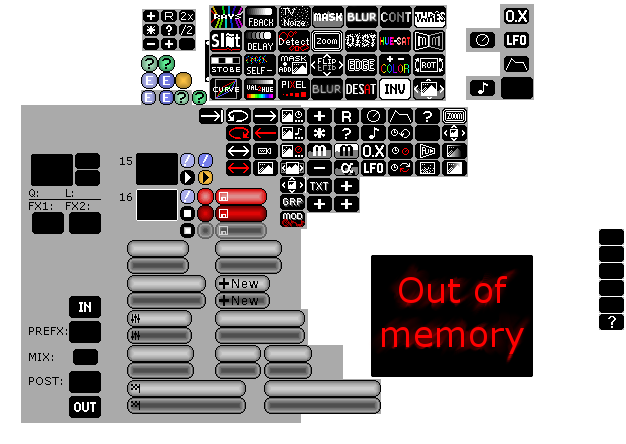
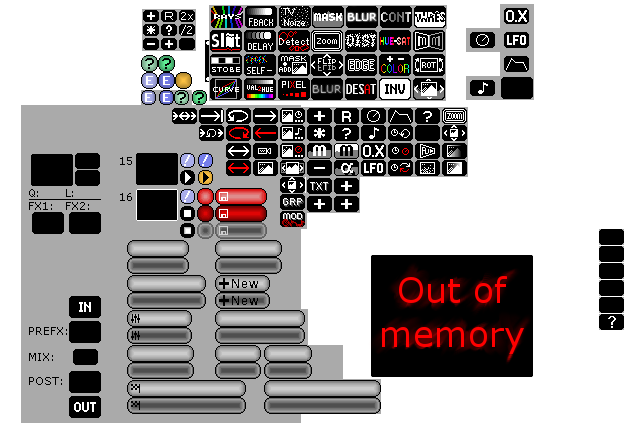
Before/after of a (626, 444) layered artwork. What changed in the layer stack:
painted on "New Layer#4" over [172, 108, 224, 141]
